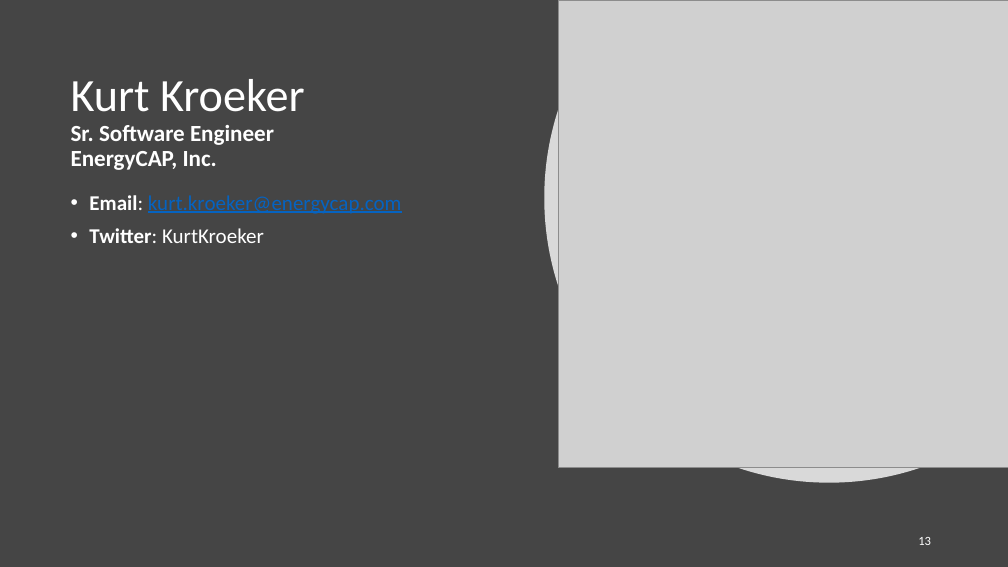
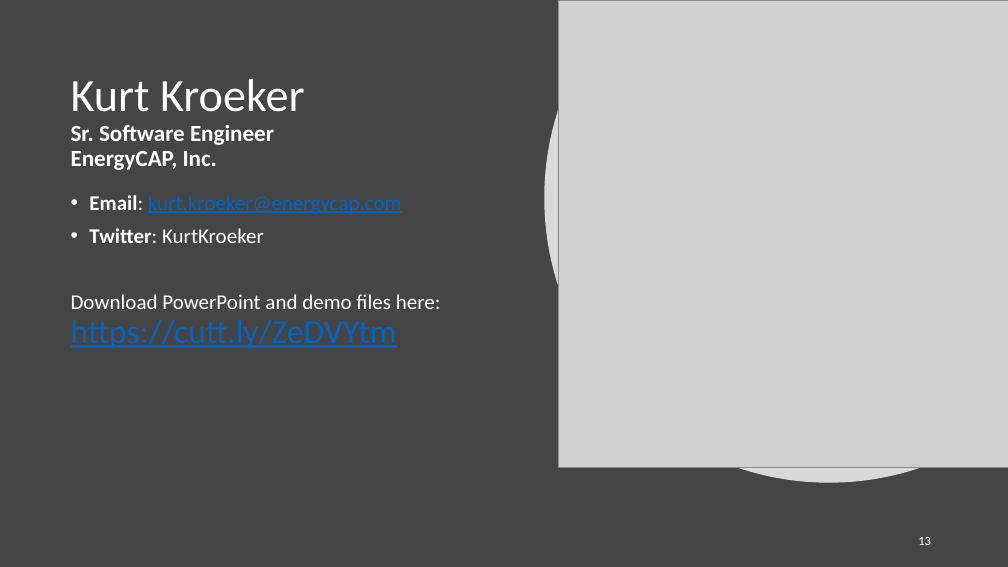
Before and after one commit to KurtKroeker/powershell, a slide deck: slide 13 of presentations/PowerShell_Presentation.pptx. Drawn at 1008x567 pixels with LibreOffice and Linux fonts; fonts in the diff are those of the drawing; grey boxes stand for pictures. Boxes give left, top, right and bottom in pixels: in the first picture for what was removed or moved away, otherwise in the second. Text is boxed around its words. In the diff, an @@ line names an element or a change of style, - is before the commit and + after.

Commit message:
Final pres

```diff
--- a/presentations/PowerShell_Presentation.pptx
+++ b/presentations/PowerShell_Presentation.pptx
@@ text at [71, 294, 441, 349]: paragraph added @@
+Download PowerPoint and demo files here: https://cutt.ly/ZeDVYtm
```
